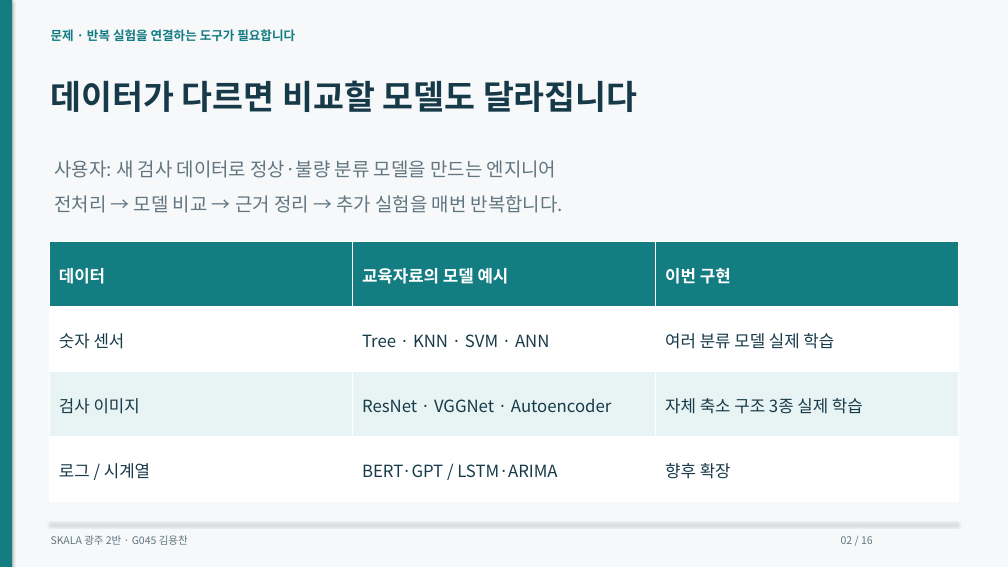
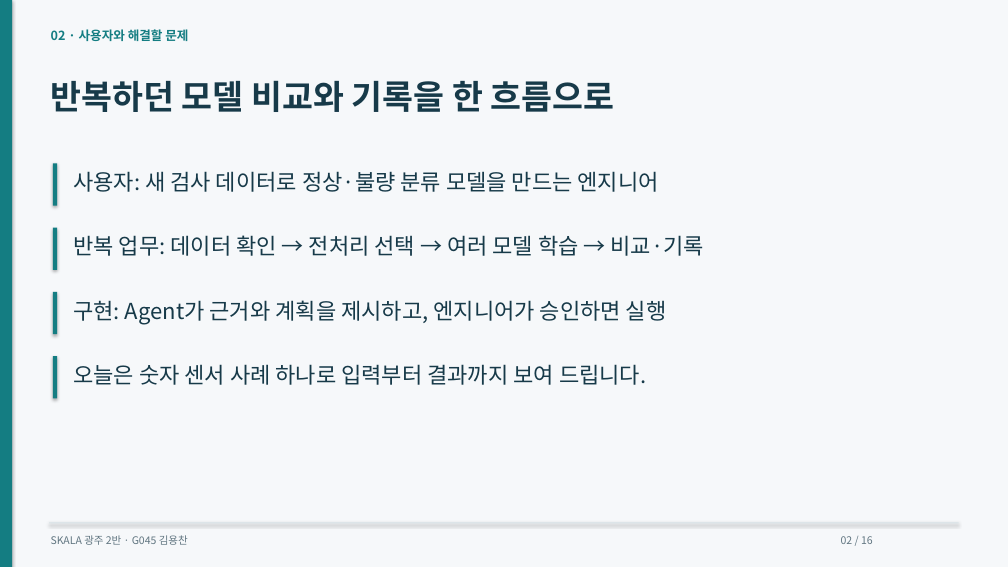
Before and after one commit to dragonchan95/Semiconductor-AI-Agent, a slide deck: slide 2 of docs/G045_Semiconductor_Agent.pptx. Drawn at 1008x567 pixels with LibreOffice and Linux fonts; fonts in the diff are those of the drawing. Boxes give left, top, right and bottom in pixels: in the first picture for what was removed or moved away, otherwise in the second. Text is boxed around its words. In the diff, an @@ line names an element or a change of style, - is before the commit and + after.

```diff
--- a/docs/G045_Semiconductor_Agent.pptx
+++ b/docs/G045_Semiconductor_Agent.pptx
@@ text at (x1=51, y1=29, x2=188, y2=41): text changed @@
-문제 · 반복 실험을 연결하는 도구가 필요합니다
+02 · 사용자와 해결할 문제
@@ text at (x1=51, y1=80, x2=615, y2=112): text changed @@
-데이터가 다르면 비교할 모델도 달라집니다
+반복하던 모델 비교와 기록을 한 흐름으로
@@ rectangle added at (x1=53, y1=163, x2=57, y2=206), fill #147D82 @@
@@ text "사용자: 새 검사 데이터로 정상·불량 ..." moved from (x1=54, y1=160, x2=557, y2=178) to (x1=73, y1=171, x2=659, y2=192) @@
@@ text "사용자: 새 검사 데이터로 정상·불량 ..." at (x1=73, y1=171, x2=659, y2=192): size 18 to 21 pt, text colour #617681 to #173A49 @@
@@ text removed at (x1=54, y1=195, x2=563, y2=213) @@
-전처리 → 모델 비교 → 근거 정리 → 추가 실험을 매번 반복합니다.
@@ rectangle added at (x1=53, y1=228, x2=57, y2=270), fill #147D82 @@
@@ text added at (x1=73, y1=235, x2=704, y2=256), 21 pt, text #173A49 @@
+반복 업무: 데이터 확인 → 전처리 선택 → 여러 모델 학습 → 비교·기록
@@ table removed at (x1=49, y1=242, x2=959, y2=502), 4 rows, 3 columns @@
-데이터 | 교육자료의 모델 예시 | 이번 구현
-숫자 센서 | Tree · KNN · SVM · ANN | 여러 분류 모델 실제 학습
-검사 이미지 | ResNet · VGGNet · Autoencoder | 자체 축소 구조 3종 실제 학습
-로그 / 시계열 | BERT·GPT / LSTM·ARIMA | 향후 확장
@@ rectangle added at (x1=53, y1=292, x2=57, y2=334), fill #147D82 @@
@@ text added at (x1=73, y1=300, x2=667, y2=324), 21 pt, text #173A49 @@
+구현: Agent가 근거와 계획을 제시하고, 엔지니어가 승인하면 실행
@@ rectangle added at (x1=53, y1=356, x2=57, y2=399), fill #147D82 @@
@@ text added at (x1=73, y1=364, x2=646, y2=385), 21 pt, text #173A49 @@
+오늘은 숫자 센서 사례 하나로 입력부터 결과까지 보여 드립니다.
```
Also in this commit, not shown: 14 other slides changed, 1 slide added, 1 slide removed, 17 other files.
